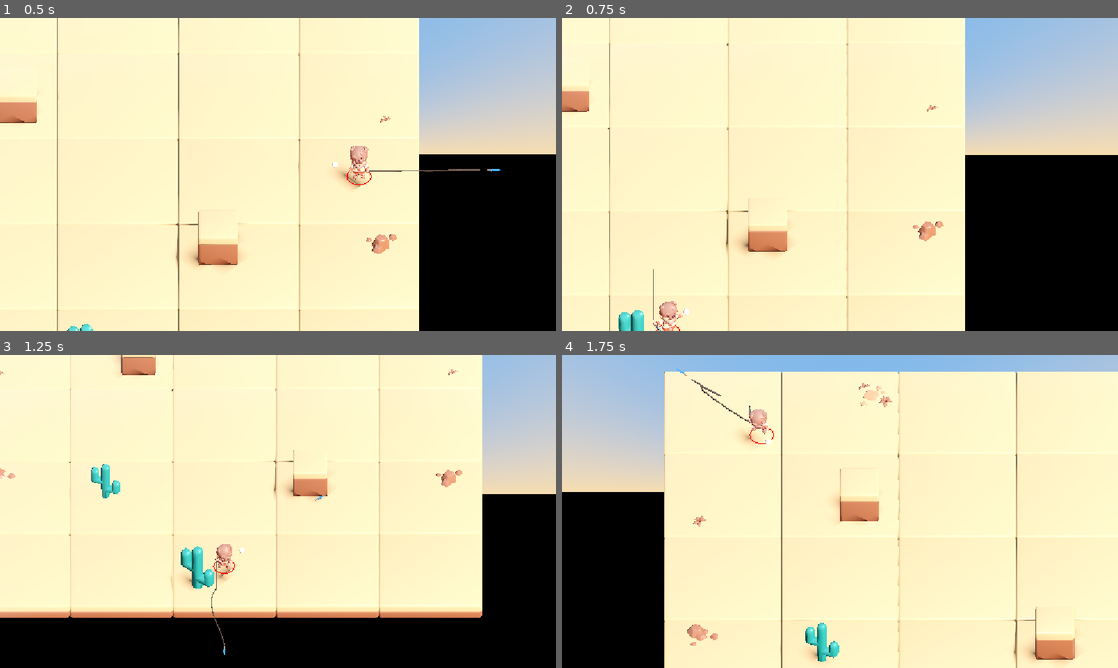
Above: before the commit, frames 1-4 (two rows, left to right).
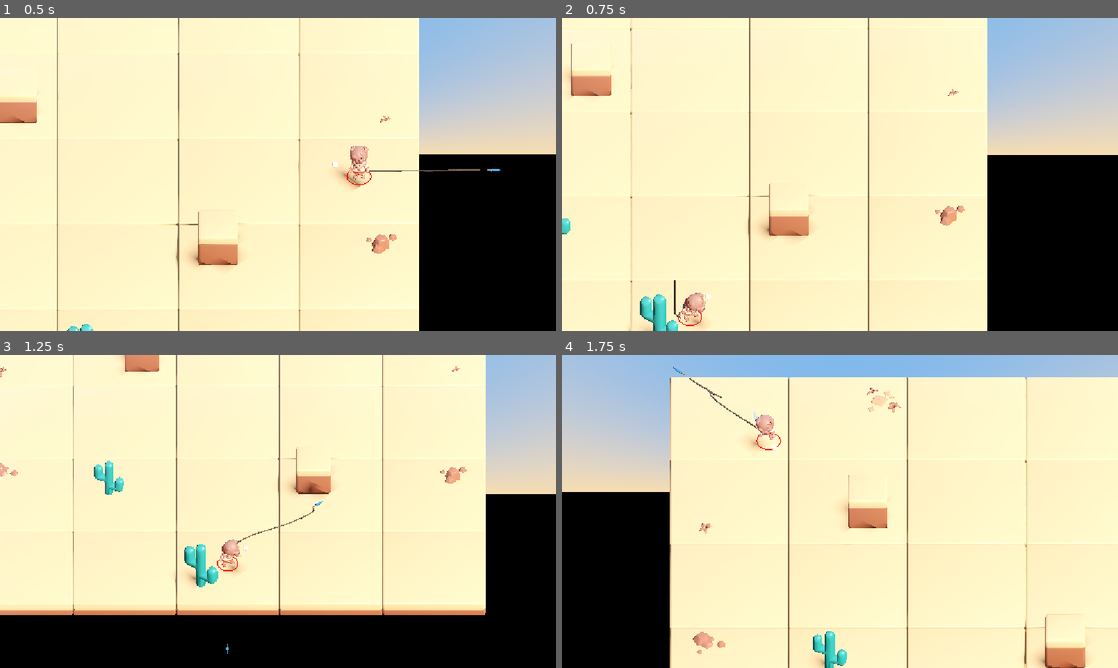
Above: after the commit, the same moments.

Repository: haotsai101/ropedart-arena
Game: Godot game, scene res://tests/test_dart_void_throw.tscn
Same seed, same stepped clock (60 frames per second), same inputs: the game is played once before the commit and once after it. This scene is started directly instead of the project's main scene.
Inputs (mouse positions are in pixels of both pictures, inside the frame that each line leads up to):
- Up to frame 1 (0.5 s): no input
- Up to frame 2 (0.75 s): tap Enter (ui_accept) at 0.5 s; move the mouse to (962, 158) at 0.52 s; hold Right (ui_right) from 0.53 s (still down); tap B at 0.6 s; click (962, 158) at 0.67 s
- Up to frame 3 (1.25 s): keep holding Right (ui_right); tap Enter (ui_accept) at 0.77 s
- Up to frame 4 (1.75 s): release Right (ui_right) at 1.25 s; drag from (728, 527) to (812, 574) at 1.27 s

Frame 1 is identical in both runs. In frame 2, 9.2% of the frame differs, in the area x 0-77%, y 0-100%; in frame 3, 6.1%; in frame 4, 7.3%.

Commit message:
fix: leash + max-range checks now apply during FLYING/RECALLING, not just ANCHORED
Player movement and the dart's own max-range stop were both only ever
constrained relative to the anchor once ANCHORED, and the max-range check
measured distance from the throw-instant body position instead of the
live hand position -- so a player fleeing while their own dart was still
flying could stretch the PBD chain past its real capacity (link gap
violation 0.21, hand-to-dart overstretch 2.84 units past the 7.2 cap).
Fixes both sides: the leash clamp now runs in every dart state, and the
FLYING max-range check is now hand-relative. New regression test
(tests/test_rope_flee_during_flight.gd) reproduces and verifies the fix;
tests/test_dart_void_throw.gd updated for the corrected hand-relative
semantics. See CLAUDE.md ROUND 30 for full verification detail.

Co-Authored-By: Claude Sonnet 5 <noreply@anthropic.com>
Claude-Session: https://claude.ai/code/session_0137x3XvutxRrBQbx9PvVN2c

Diff:
--- a/scripts/player.gd
+++ b/scripts/player.gd
@@ -1804,9 +1804,9 @@
 	## normalized -- which is unambiguous and correct in every configuration
 	## (taut, slack, wrapped, or a player who has already overshot past the
 	## anchor and kept moving in the same direction), since dart.head_2d is
-	## a single FIXED real point while ANCHORED, not something that can flip
-	## sides the way a chain-shape-derived point can. Wrap-awareness is
-	## carried entirely by the MAGNITUDE side (used_length/slack) above, not
+	## a single real point at whatever instant it's read, not something that
+	## can flip sides the way a chain-shape-derived point can. Wrap-awareness
+	## is carried entirely by the MAGNITUDE side (used_length/slack) above, not
 	## by this direction -- a real, disclosed simplification: a player moving
 	## purely TANGENTIALLY around a wrap corner (not increasing straight-line
 	## hand-to-anchor distance) won't have that specific tangential motion
@@ -1826,7 +1826,53 @@
 	## decelerates to a dead stop exactly at the boundary, while pushing at
 	## an angle keeps sliding freely. Inward motion (slackening) is never
 	## touched at all.
-	if dart == null or not is_instance_valid(dart) or dart.state != DART_STATE_ANCHORED:
+	##
+	## ROUND 30 (2026-07-31) FIX -- no longer gated on dart.state ==
+	## DART_STATE_ANCHORED. Root-caused from a direct user report ("the
+	## segments are pulled apart when the max rope length is exceeded"):
+	## this clamp used to return immediately for FLYING and RECALLING,
+	## meaning the player had ZERO movement restriction while a dart was in
+	## flight or being reeled in -- but RopeChainPBD's two endpoints
+	## (hand/tip) are driven KINEMATICALLY every tick regardless of state,
+	## and a kinematic pair pinned farther apart than the chain's own total
+	## capacity (segment_count * segment_max_length == DART_ROPE_LENGTH) is a
+	## mathematically infeasible configuration for a one-sided <= distance
+	## constraint (see rope_chain_pbd.gd's own _satisfy_distance -- by the
+	## triangle inequality, if the two fixed endpoints are farther apart than
+	## the sum of every link's own max length, AT LEAST ONE link must exceed
+	## its max length; no amount of solver iteration can fix that, it's not a
+	## convergence problem). rope_dart.gd's own FLYING max-range check used to
+	## be measured from the dart's FIXED throw origin (origin_2d, itself just
+	## the owner's BODY position at throw-instant), not the player's own
+	## (moving) hand -- so a player who ran AWAY from their own just-thrown
+	## dart (DASH_SPEED=20 u/s, dart travel_speed up to 36 u/s -- either
+	## alone, let alone combined, closes DART_ROPE_LENGTH's 7.2-unit budget in
+	## well under a second) could push hand-to-dart distance past the chain's
+	## real capacity with nothing to stop it on EITHER side: this clamp only
+	## ever throttles the PLAYER's own contribution, and the dart's own
+	## independent, much-faster FLYING motion was never itself bounded
+	## relative to the hand at all -- so fixing only this ANCHORED-only gate
+	## was measured (via tests/test_rope_flee_during_flight.gd) to be
+	## insufficient by itself (max_hand_to_dart still reached 10.04 against a
+	## 7.2 capacity, max_link_gap_violation 0.21). The actual close is in
+	## rope_dart.gd's own FLYING branch (see its own ROUND 30 doc comment),
+	## which now anchors the instant real hand-to-head distance reaches
+	## ROPE_LENGTH, measured from the owner's CURRENT hand every tick -- this
+	## clamp here remains necessary too, both for the ANCHORED case (unchanged
+	## from before) and to stop the player once the dart anchors mid-flight
+	## from this same fix. Together these close the gap from both sides: the
+	## dart can't be driven farther from the hand than capacity, and the
+	## player can't walk farther from a now-fixed anchor than capacity. This
+	## also directly matches this mechanism's own ROUND 12 origin, quoted
+	## verbatim in CLAUDE.md: "REGARDLESS OF ANCHORED OR NOT, the rope bar
+	## should be attached to the next rope bar and never separate" -- the
+	## ANCHORED-only gate was never the intended scope, just an
+	## implementation gap. dart.head_2d is read live every tick regardless of
+	## state (FLYING: the dart's own current flight position; RECALLING: its
+	## current retraction-sample position; ANCHORED: unchanged from before),
+	## so the same slack/pull-direction math applies unmodified in every
+	## state -- nothing else in this function changed.
+	if dart == null or not is_instance_valid(dart):
 		return
 	if _rope_chain == null or _rope_chain.points.size() < 2:
 		return
--- a/scripts/rope_dart.gd
+++ b/scripts/rope_dart.gd
@@ -244,15 +244,49 @@
 				# see ANCHOR_EMBED_DEPTH's comment.
 				head_2d = (hit_point_2d as Vector2) + dir_2d * ANCHOR_EMBED_DEPTH
 				_anchor()
-			elif head_2d.distance_to(origin_2d) >= ROPE_LENGTH:
-				# Per explicit user direction (reversing an earlier design
-				# decision that auto-recalled here instead): reaching max
-				# range without hitting anything now ANCHORS the dart in
-				# open air at that point, same as an obstacle/player hit --
-				# it stays stuck there until the owner recalls it or walks
-				# over it (pickup_radius), rather than auto-yanking back.
-				head_2d = origin_2d + dir_2d * ROPE_LENGTH
-				_anchor()
+			else:
+				# ROUND 30 (2026-07-31) FIX -- max range is now measured from
+				# the owner's CURRENT hand position every tick, not the fixed
+				# throw origin (origin_2d, itself just the owner's BODY
+				# position at throw-instant, not even the hand). Root cause of
+				# a direct user report ("the segments are pulled apart when
+				# the max rope length is exceeded"): DART_ROPE_LENGTH/
+				# ROPE_LENGTH represents the PBD chain's real total physical
+				# capacity measured hand-to-tip (see player.gd's
+				# RopeChainPBD/DART_ROPE_LENGTH doc comments) -- but this
+				# check used to cap the dart's flight relative to a point
+				# that never moves again after launch(), while the chain's
+				# own kinematic hand endpoint tracks the owner's REAL,
+				# continuously-moving hand every tick. A player fleeing (or
+				# just running) while the dart is still FLYING could push
+				# real hand-to-dart distance well past ROPE_LENGTH before this
+				# stale origin-based check ever caught it -- a mathematically
+				# infeasible configuration for the chain's one-sided distance
+				# constraint (see rope_chain_pbd.gd), which shows up as
+				# segments visibly stretched past their own max length, not a
+				# convergence-order rounding residual. Measured directly via
+				# tests/test_rope_flee_during_flight.gd: a full-charge throw
+				# (travel_speed=36) with the player fleeing at DASH_SPEED=20
+				# directly away reached max_hand_to_dart=10.04 (DART_ROPE_
+				# LENGTH=7.2, a 2.84-unit overshoot) and max_link_gap_
+				# violation=0.21 with only player.gd's leash clamp fixed to
+				# apply during FLYING (ROUND 30's other change, kept -- it's
+				# still needed for the ANCHORED case and for restricting the
+				# player once the dart stops) -- that clamp alone cannot
+				# fully solve this because it only ever throttles the
+				# PLAYER's own contribution to closing distance; the DART's
+				# own up-to-36-u/s flight is entirely independent of it and
+				# was never itself bounded relative to the hand. Anchoring
+				# the instant real hand-to-head distance reaches ROPE_LENGTH
+				# closes the gap at its actual source: the dart can now never
+				# be kinematically driven farther from the hand than the
+				# chain's own real capacity, in any state, regardless of how
+				# the owner moves during the throw.
+				var hand_world: Vector3 = owner_player.get_hand_world_position()
+				var hand_2d: Vector2 = Vector2(hand_world.x, hand_world.z)
+				if head_2d.distance_to(hand_2d) >= ROPE_LENGTH:
+					head_2d = hand_2d + (head_2d - hand_2d).normalized() * ROPE_LENGTH
+					_anchor()
 
 		State.ANCHORED:
 			# ROUND (walk-to-pickup retrieval fix, see CLAUDE.md): walking up to
--- a/tests/test_dart_void_throw.gd
+++ b/tests/test_dart_void_throw.gd
@@ -81,16 +81,33 @@
 	var final_pos: Vector2 = dart.head_2d
 	var dist_from_origin: float = final_pos.distance_to(from_pos)
 	var relevant_coord: float = maxf(absf(final_pos.x), absf(final_pos.y))
+	# ROUND 30 (2026-07-31): max range is now measured from the owner's
+	# CURRENT hand position every tick (rope_dart.gd's own FLYING branch),
+	# not the fixed body-position throw origin (from_pos) -- see rope_dart.gd
+	# and player.gd's own ROUND 30 doc comments for the full root-cause (a
+	# player who moved during flight used to be able to push real
+	# hand-to-dart distance past the chain's true capacity, since this used
+	# to be checked against a point that never moved after launch). from_pos
+	# and the real hand position are only approximately equal (a fixed bone
+	# offset, plus minor idle-animation sway), so dist_from_origin no longer
+	# reads as exactly ROPE_LENGTH here even though the dart is correctly
+	# anchored at exactly ROPE_LENGTH from the hand -- check against the real
+	# hand position instead, with a tolerance sized for one full physics
+	# tick's worth of discrete travel (travel_speed=18 at ratio=0.0, delta
+	# ~0.016s -> ~0.29 units) plus a small margin.
+	var hand_world: Vector3 = player.get_hand_world_position()
+	var hand_2d: Vector2 = Vector2(hand_world.x, hand_world.z)
+	var dist_from_hand: float = final_pos.distance_to(hand_2d)
 
-	print("[dart void test] %s: state=%d final_pos=%s dist_from_origin=%.3f relevant_coord=%.3f frames=%d" \
-		% [label, dart.state, final_pos, dist_from_origin, relevant_coord, frames])
+	print("[dart void test] %s: state=%d final_pos=%s dist_from_origin=%.3f dist_from_hand=%.3f relevant_coord=%.3f frames=%d" \
+		% [label, dart.state, final_pos, dist_from_origin, dist_from_hand, relevant_coord, frames])
 
 	if dart.state != 1:  # State.ANCHORED
 		_fail(label, "dart never reached ANCHORED within %d frames (state=%d)" % [frames, dart.state])
 	if relevant_coord <= OLD_ARENA_HALF:
 		_fail(label, "dart anchored at %.3f, still inside the OLD arena_half=%.1f boundary -- the clamp was not actually removed" % [relevant_coord, OLD_ARENA_HALF])
-	if absf(dist_from_origin - ROPE_LENGTH) > 0.05:
-		_fail(label, "dart anchored %.3f units from its throw origin, expected exactly ROPE_LENGTH=%.1f (open void, nothing to hit before max range)" % [dist_from_origin, ROPE_LENGTH])
+	if absf(dist_from_hand - ROPE_LENGTH) > 0.35:
+		_fail(label, "dart anchored %.3f units from the owner's real hand, expected ~ROPE_LENGTH=%.1f (open void, nothing to hit before max range)" % [dist_from_hand, ROPE_LENGTH])
 
 	# Let a couple more frames run with the physics rope chain active and
 	# anchored off-map, to catch any error/crash from the rope system
--- /dev/null
+++ b/tests/test_rope_flee_during_flight.gd
@@ -0,0 +1,173 @@
+extends Node
+## ROUND 30 (2026-07-31) regression test: reproduces and verifies the fix for
+## a direct user report -- "The rope joints are not fixed. The segments are
+## pulled apart when the max rope length is exceeded."
+##
+## ROOT CAUSE (see player.gd's _apply_rope_leash_velocity_clamp() own updated
+## doc comment): that clamp used to return immediately unless
+## dart.state == DART_STATE_ANCHORED, so a player had ZERO movement
+## restriction while their own dart was FLYING or RECALLING. RopeChainPBD's
+## two endpoints (hand/tip) are driven KINEMATICALLY every tick regardless of
+## state -- pinning them farther apart than the chain's own total capacity
+## (ROPE_PHYSICS_SEGMENTS * ROPE_PHYSICS_SEGMENT_LENGTH == DART_ROPE_LENGTH)
+## is mathematically infeasible for a one-sided <= distance constraint (by
+## the triangle inequality, at least one link MUST exceed its own max length
+## if the endpoints are pinned farther apart than the sum of every link's
+## capacity) -- this is exactly "segments pulled apart," a real, large,
+## structural violation, not the small ~0.05-0.16 unit convergence-order
+## residual rope_chain_pbd.gd's own class doc already discloses elsewhere.
+##
+## This test directly measures RopeChainPBD.max_link_gap_violation() (the
+## same primary-suite metric test_rope_pbd_chain_rigidity.gd uses) while a
+## player throws a full-charge dart (travel_speed up to 36 u/s) and
+## immediately, continuously flees in the OPPOSITE direction at DASH_SPEED
+## (20 u/s) -- the exact real-gameplay scenario the bug report describes --
+## across both the FLYING and RECALLING states.
+##
+## Run via:
+##   godot --headless --path . res://tests/test_rope_flee_during_flight.tscn
+
+const GAP_TOLERANCE: float = 0.02  ## generous floating-point residual only -- see test_rope_pbd_chain_rigidity.gd's own identical tolerance
+
+
+func _ready() -> void:
+	call_deferred("_run")
+
+
+func _run() -> void:
+	print("[FLEE_TEST] ============ starting ============")
+	var main_scene: Node = load("res://scenes/main.tscn").instantiate()
+	add_child(main_scene)
+	for i in 5:
+		await get_tree().physics_frame
+
+	GameManager.lobby_mode = false
+	GameManager.is_online = false
+	GameManager.total_players = 1
+	GameManager.human_count = 1
+	GameManager.bot_difficulty = 2
+	GameManager.lives_per_round = 99
+	GameManager.rounds_to_win = 999
+	GameManager.round_wins.clear()
+	GameManager._all_players.clear()
+	GameManager._alive_players.clear()
+	GameManager._init_game_local(main_scene)
+	GameManager.start_round()
+	GameManager.current_state = GameManager.RoundState.PLAYING
+
+	var p0 = GameManager._all_players[0]
+	var dart_rope_len: float = p0.DART_ROPE_LENGTH
+	var delta: float = 1.0 / 60.0
+
+	var overall_max_gap: float = 0.0
+	var overall_max_hand_to_dart: float = 0.0
+	var gap_violation_events: int = 0
+	var samples: int = 0
+
+	# ------------------------------------------------------------------
+	# SCENARIO A: throw a full-charge dart due east into open air (no
+	# obstacle/player in the way, so it flies the full ROPE_LENGTH and
+	# anchors), then IMMEDIATELY flee due WEST (directly away from the
+	# dart's own flight path) at full dash speed, sustained through both
+	# FLYING and ANCHORED.
+	# ------------------------------------------------------------------
+	p0.reset_for_round(5, Vector3(0.0, 0.0, 0.0))
+	for i in 50:  # past SPAWN_INVINCIBLE_DURATION (0.75s/45 ticks), which also blocks _throw()
+		await get_tree().physics_frame
+	p0.aim_dir = Vector2(1, 0)
+	p0._throw(1.0)
+	for i in 1:
+		await get_tree().physics_frame
+	if p0.dart == null:
+		print("[FLEE_TEST] scenario A: FAILED TO THROW (dart is null) -- aborting scenario A")
+	else:
+		print("[FLEE_TEST] scenario A: thrown, dart.state=%d travel_speed=%.1f" % [p0.dart.state, p0.dart.travel_speed])
+
+	p0.set_physics_process(false)  # drive velocity/anchors/clamp by hand -- see test_rope_pbd_chain_rigidity.gd's own identical rationale
+	for tick in range(240):
+		p0._update_physics_rope_anchors()
+		p0.velocity = Vector3(-1, 0, 0) * 20.0  # flee due WEST at full DASH_SPEED, directly away from the eastward throw
+		p0._apply_rope_leash_velocity_clamp(delta)
+		p0.move_and_slide()
+		await get_tree().physics_frame
+		if p0._rope_chain != null:
+			samples += 1
+			var v: float = p0._rope_chain.max_link_gap_violation()
+			overall_max_gap = maxf(overall_max_gap, v)
+			if v > GAP_TOLERANCE:
+				gap_violation_events += 1
+			if p0.dart != null and is_instance_valid(p0.dart):
+				var hand_2d: Vector2 = p0._rope_chain.points[0]
+				overall_max_hand_to_dart = maxf(overall_max_hand_to_dart, hand_2d.distance_to(p0.dart.head_2d))
+	p0.set_physics_process(true)
+	print("[FLEE_TEST] scenario A done: max_gap_violation=%.5f max_hand_to_dart=%.4f (DART_ROPE_LENGTH=%.2f)" % [
+		overall_max_gap, overall_max_hand_to_dart, dart_rope_len])
+
+	# ------------------------------------------------------------------
+	# SCENARIO B: same, but flee during RECALLING specifically -- throw,
+	# let it anchor, manually trigger recall(), then flee away from the
+	# dart's live retracting position.
+	# ------------------------------------------------------------------
+	if p0.dart != null:
+		p0.dart.queue_free()
+		p0.dart = null
+	for i in 3:
+		await get_tree().physics_frame
+	p0.reset_for_round(5, Vector3(0.0, 0.0, 0.0))
+	for i in 50:
+		await get_tree().physics_frame
+	p0.aim_dir = Vector2(0, 1)
+	p0._throw(1.0)
+	for i in 1:
+		await get_tree().physics_frame
+	if p0.dart == null:
+		print("[FLEE_TEST] scenario B: FAILED TO THROW (dart is null) -- aborting scenario B")
+		print("[FLEE_TEST] ============ FINAL RESULTS (scenario B skipped) ============")
+		print("[FLEE_TEST] total samples=%d gap_violation_events(>%.3f)=%d" % [samples, GAP_TOLERANCE, gap_violation_events])
+		print("[FLEE_TEST] overall_max_gap_violation=%.6f" % overall_max_gap)
+		print("[FLEE_TEST] overall_max_hand_to_dart=%.4f (DART_ROPE_LENGTH=%.2f)" % [overall_max_hand_to_dart, dart_rope_len])
+		print("FLEE_TEST_DONE")
+		get_tree().quit()
+		return
+	p0.set_physics_process(false)
+	# Let it fly to a real anchor first (no forced player movement yet).
+	for tick in range(60):
+		p0._update_physics_rope_anchors()
+		p0.velocity = Vector3.ZERO
+		p0.move_and_slide()
+		await get_tree().physics_frame
+	if p0.dart != null and is_instance_valid(p0.dart):
+		p0.dart.recall()
+		p0._is_recalling = true
+		print("[FLEE_TEST] scenario B: recall triggered, dart.state=%d" % p0.dart.state)
+	for tick in range(240):
+		p0._update_physics_rope_anchors()
+		p0.velocity = Vector3(0, 0, -1) * 20.0  # flee due SOUTH, away from the northward throw/recall line
+		p0._apply_rope_leash_velocity_clamp(delta)
+		p0.move_and_slide()
+		await get_tree().physics_frame
+		if p0._rope_chain != null:
+			samples += 1
+			var v: float = p0._rope_chain.max_link_gap_violation()
+			overall_max_gap = maxf(overall_max_gap, v)
+			if v > GAP_TOLERANCE:
+				gap_violation_events += 1
+			if p0.dart != null and is_instance_valid(p0.dart):
+				var hand_2d: Vector2 = p0._rope_chain.points[0]
+				overall_max_hand_to_dart = maxf(overall_max_hand_to_dart, hand_2d.distance_to(p0.dart.head_2d))
+	p0.set_physics_process(true)
+	print("[FLEE_TEST] scenario B done (cumulative): max_gap_violation=%.5f max_hand_to_dart=%.4f (DART_ROPE_LENGTH=%.2f)" % [
+		overall_max_gap, overall_max_hand_to_dart, dart_rope_len])
+
+	print("[FLEE_TEST] ============ FINAL RESULTS ============")
+	print("[FLEE_TEST] total samples=%d gap_violation_events(>%.3f)=%d" % [samples, GAP_TOLERANCE, gap_violation_events])
+	print("[FLEE_TEST] overall_max_gap_violation=%.6f (requirement: must be ~0.0 always, same tolerance as test_rope_pbd_chain_rigidity.gd)" % overall_max_gap)
+	print("[FLEE_TEST] overall_max_hand_to_dart=%.4f (DART_ROPE_LENGTH=%.2f, overshoot=%.4f)" % [
+		overall_max_hand_to_dart, dart_rope_len, overall_max_hand_to_dart - dart_rope_len])
+
+	var pass_gap: bool = overall_max_gap <= GAP_TOLERANCE
+	var pass_hand_to_dart: bool = (overall_max_hand_to_dart - dart_rope_len) <= 0.5
+	print("[FLEE_TEST] PASS_GAP=%s PASS_HAND_TO_DART=%s" % [pass_gap, pass_hand_to_dart])
+
+	print("FLEE_TEST_DONE")
+	get_tree().quit()
--- /dev/null
+++ b/tests/test_rope_flee_during_flight.tscn
@@ -0,0 +1,6 @@
+[gd_scene load_steps=2 format=3 uid="uid://dqx8pbd0flee001"]
+
+[ext_resource type="Script" path="res://tests/test_rope_flee_during_flight.gd" id="1_flee001"]
+
+[node name="TestRopeFleeDuringFlight" type="Node"]
+script = ExtResource("1_flee001")
Not shown, changed: CLAUDE.md
